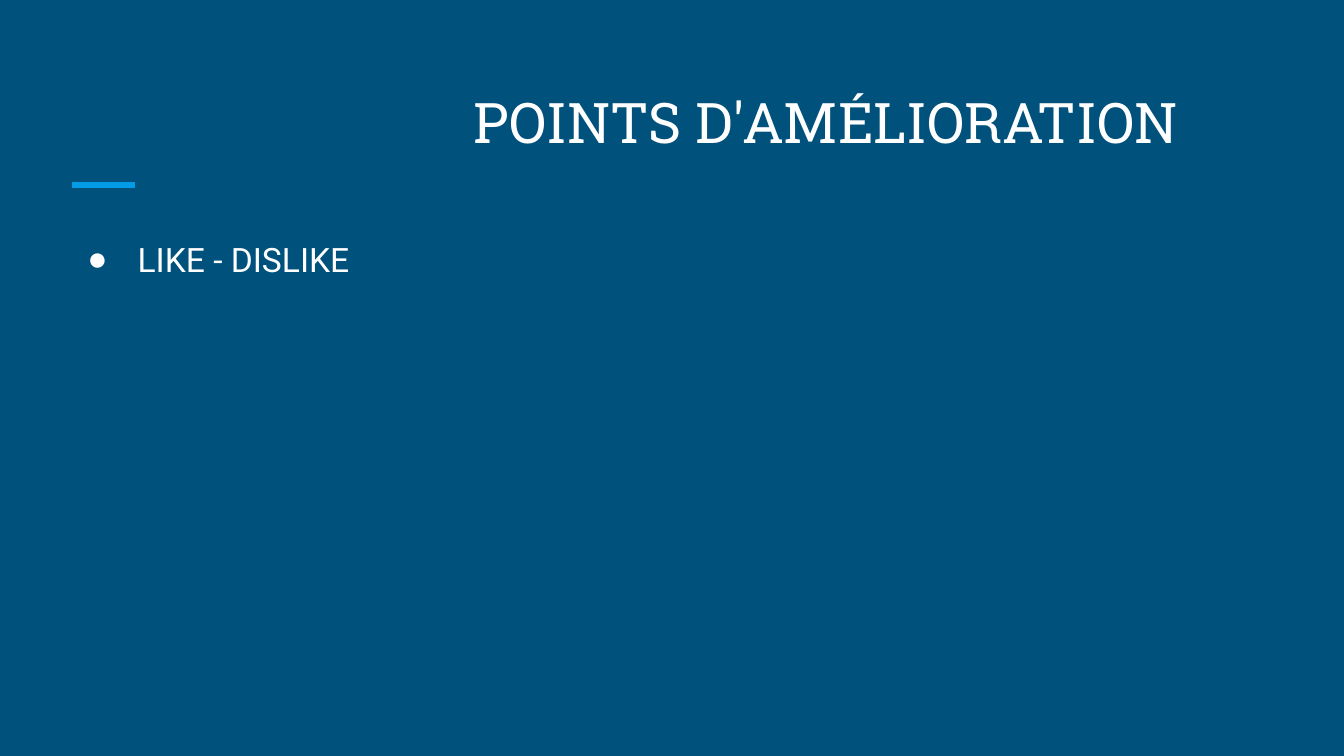
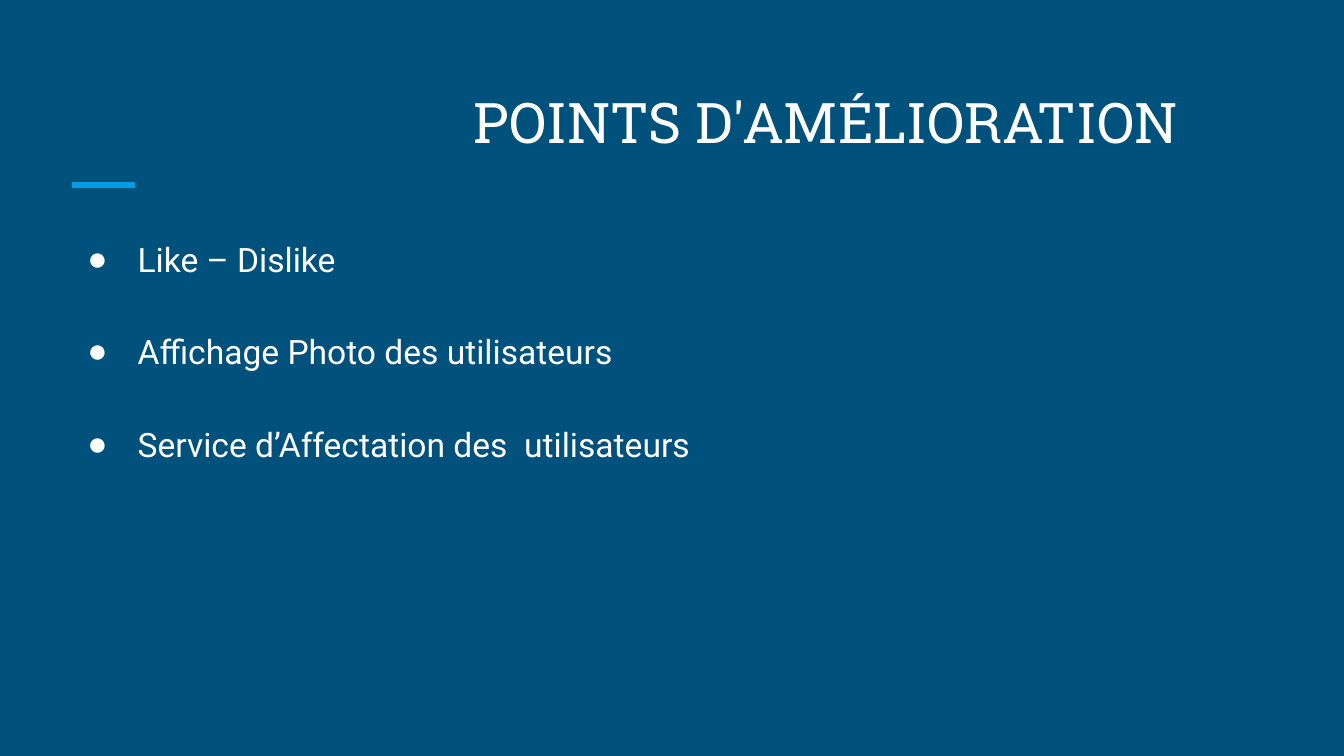
Before and after one commit to MARJAOUI/soutenancep7, a slide deck: slide 6 of Présentation.pptx. Drawn at 1344x756 pixels with LibreOffice and Linux fonts; fonts in the diff are those of the drawing. Boxes give left, top, right and bottom in pixels: in the first picture for what was removed or moved away, otherwise in the second. Text is boxed around its words. In the diff, an @@ line names an element or a change of style, - is before the commit and + after.

```diff
--- a/Présentation.pptx
+++ b/Présentation.pptx
@@ text at box(138, 246, 690, 458): text changed @@
-● LIKE - DISLIKE
+● Like – Dislike
+● Affichage Photo des utilisateurs
+● Service d’Affectation des utilisateurs
```
Also in this commit, not shown: 1 other slide changed, 21 other files.
